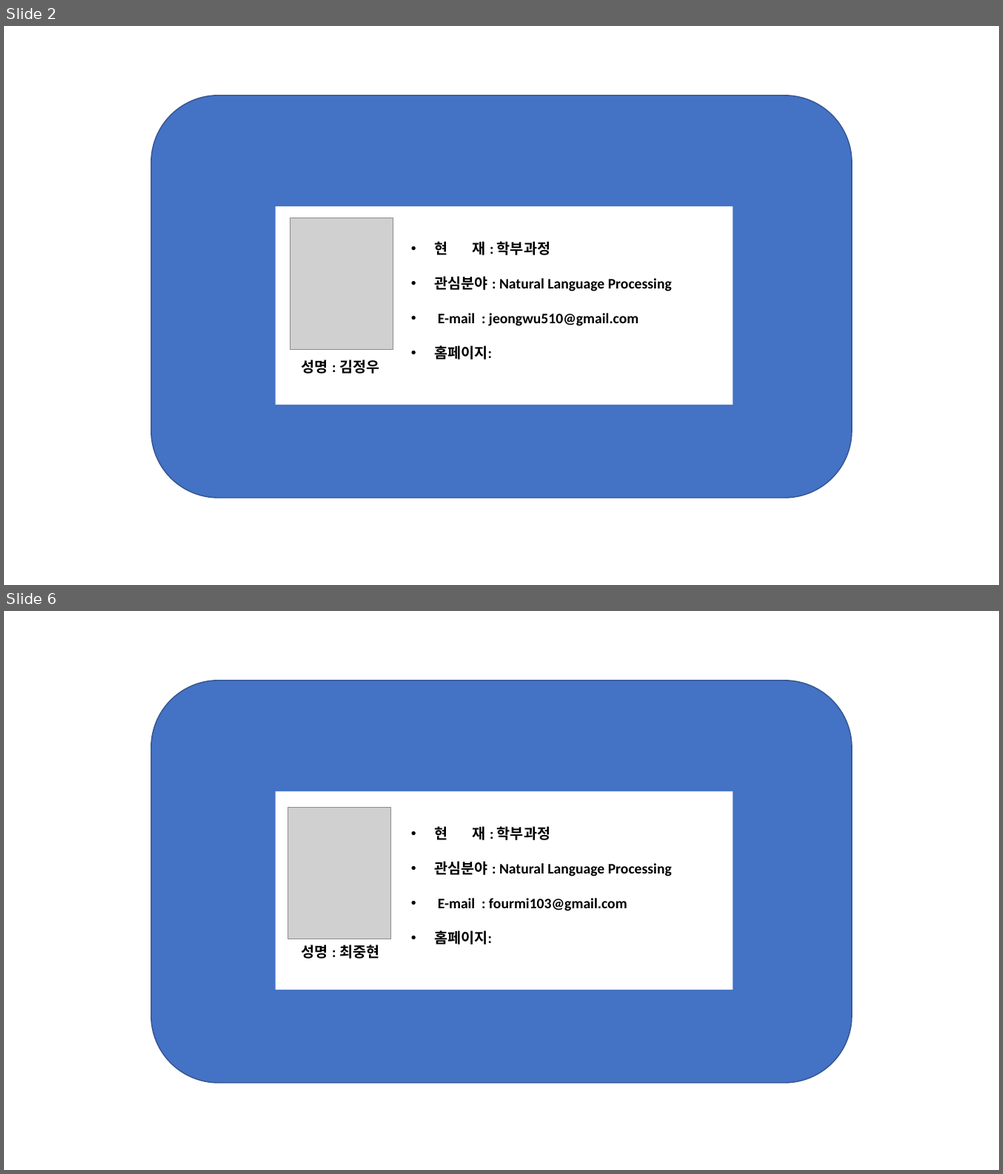
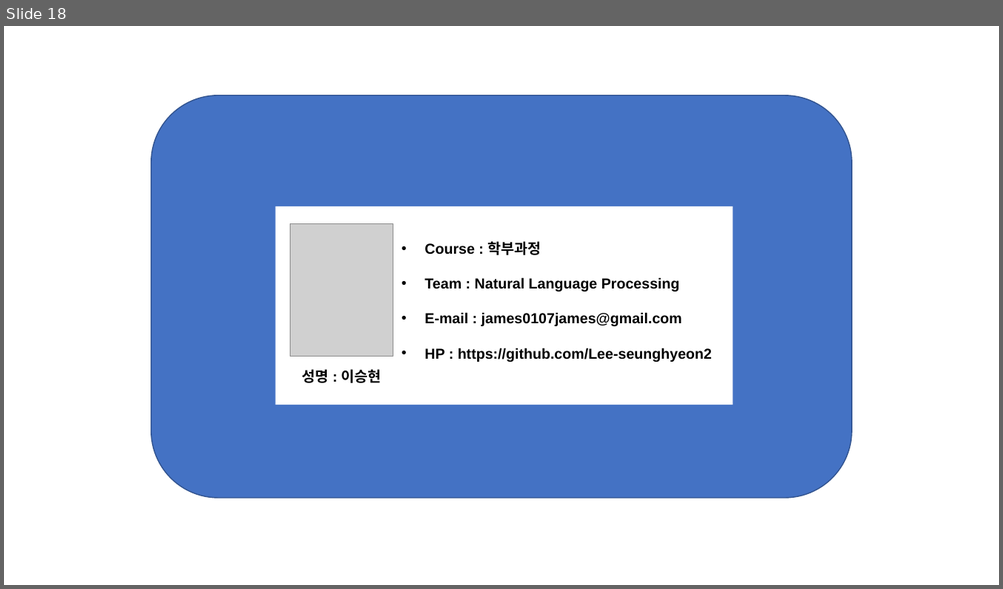
Before and after one commit to NLPlab-skku/NLPlab-skku.github.io, a slide deck: assets/img/members/member_template.pptx. Shown one above the other, each under a label of ours: slides 2 and 6 before the commit, slide 18 after it; the slides between them are not shown. The pictures are 1003x1174 and 1003x589 pixels, drawn with LibreOffice and Linux fonts; fonts in the diff are those of the drawing; grey boxes stand for pictures. Boxes give left, top, right and bottom in pixels: in the first picture for what was removed or moved away, otherwise in the second. Text is boxed around its words. In the diff, an @@ line names an element or a change of style, - is before the commit and + after.

```diff
--- a/assets/img/members/member_template.pptx
+++ b/assets/img/members/member_template.pptx
@@ slide 6 removed at (4,611,999,1170), background #FFFFFF @@
@@ rounded rectangle removed at (151,681,851,1083) @@
@@ group removed at (276,792,733,990): 2 rectangles, 1 text, 1 picture @@
-성명 : 최중현
-• 현 재 : 학부과정
-• 관심분야 : Natural Language Processing
-• E-mail : fourmi103@gmail.com
-• 홈페이지:
@@ what was slide 2 is now slide 18 @@
@@ slide 18 changed as well @@
@@ rounded rectangle at (151,96,851,498): outline #325491 1 pt to #31538F 1 pt; proportions changed @@
@@ picture: place and size @@
-picture at (290,218,392,350)
+picture at (290,224,393,357)
@@ text at (424,241,711,362): text changed; font Calibri to Arial @@
-• 현 재 : 학부과정
-• 관심분야 : Natural Language Processing
-• E-mail : jeongwu510@gmail.com
-• 홈페이지:
+• Course : 학부과정
+• Team : Natural Language Processing
+• E-mail : james0107james@gmail.com
+• HP : https://github.com/Lee-seunghyeon2
@@ text at (301,369,381,383): text changed; font Calibri to Arial @@
-성명 : 김정우
+성명 : 이승현
```
Also in this commit, not shown: 3 other slides changed, 14 slides added, 1 other slide removed, 18 other files.
